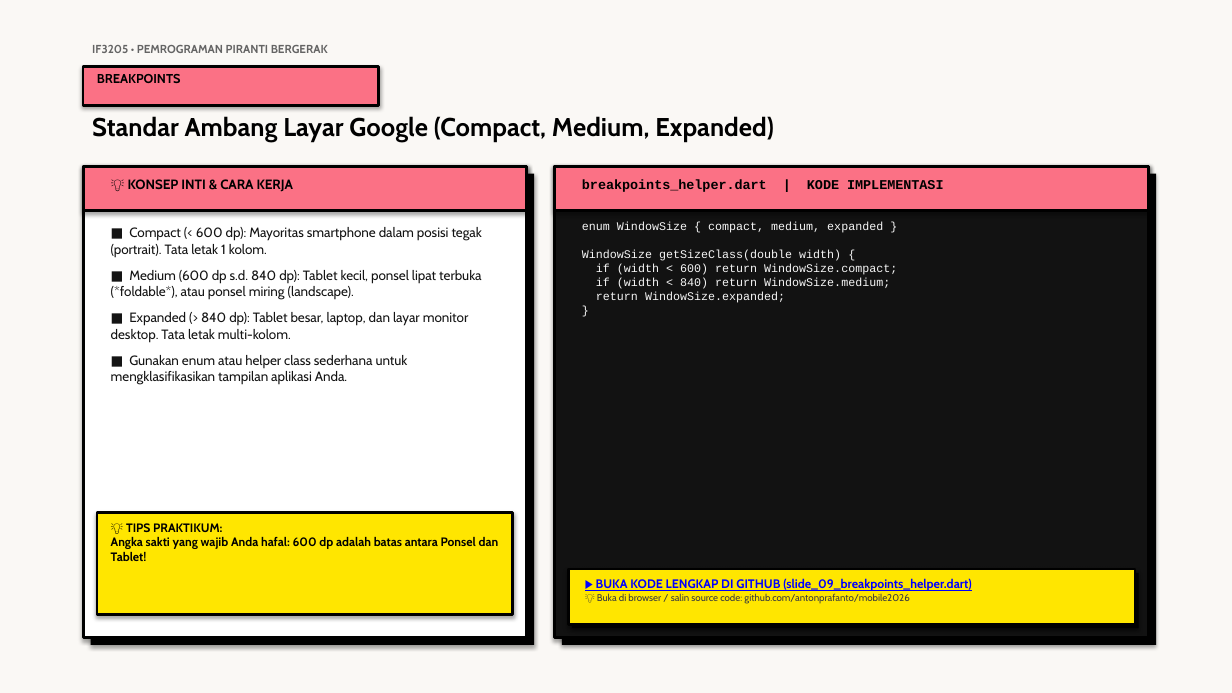
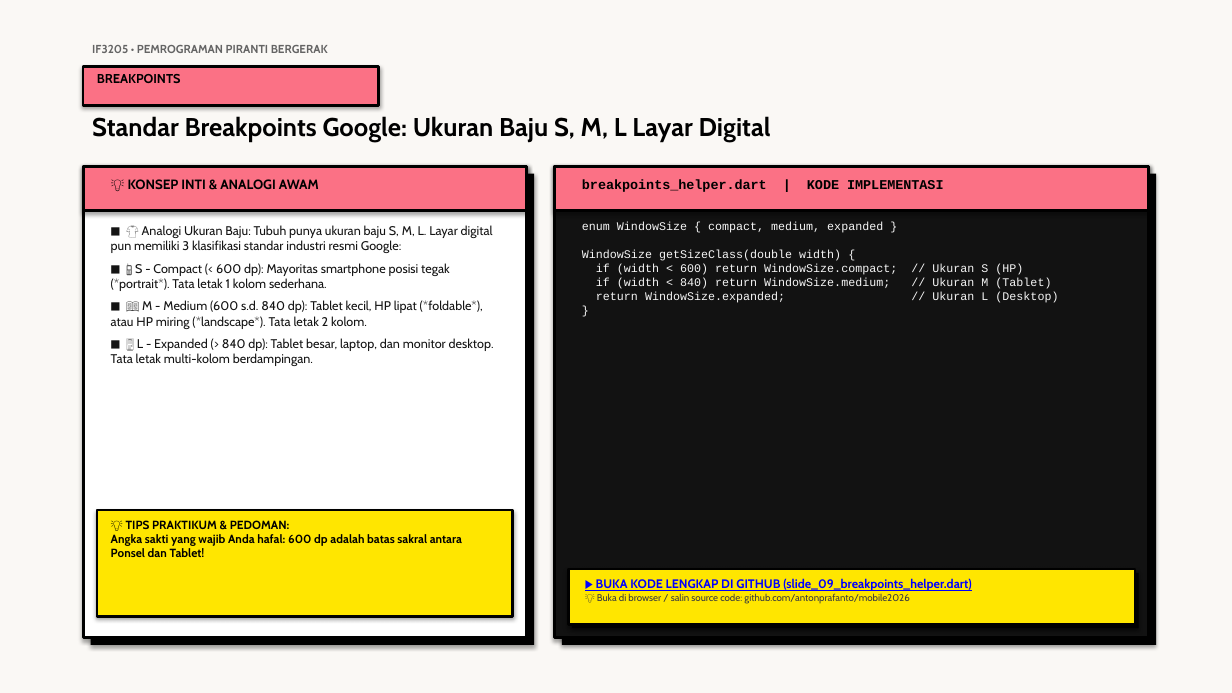
Before and after one commit to antonprafanto/mobile2026, a slide deck: slide 9 of 03_slide_presentasi/PERTEMUAN_05_Material3_dan_Responsive_UI.pptx. Drawn at 1232x693 pixels with LibreOffice and Linux fonts; fonts in the diff are those of the drawing. Boxes give left, top, right and bottom in pixels: in the first picture for what was removed or moved away, otherwise in the second. Text is boxed around its words. In the diff, an @@ line names an element or a change of style, - is before the commit and + after.

Commit message:
feat(p05): perkuat analogi membumi, kartu M3, dan dokumen kerangka kerja courseware

```diff
--- a/03_slide_presentasi/PERTEMUAN_05_Material3_dan_Responsive_UI.pptx
+++ b/03_slide_presentasi/PERTEMUAN_05_Material3_dan_Responsive_UI.pptx
@@ text at (92,116,771,142): text changed @@
-Standar Ambang Layar Google (Compact, Medium, Expanded)
+Standar Breakpoints Google: Ukuran Baju S, M, L Layar Digital
@@ text at (128,179,319,189): text changed @@
-💡 KONSEP INTI & CARA KERJA
+💡 KONSEP INTI & ANALOGI AWAM
@@ text at (111,225,494,366): text changed; size 10.5 to 9.8 pt @@
-■ Compact (< 600 dp): Mayoritas smartphone dalam posisi tegak (portrait). Tata letak 1 kolom.
-■ Medium (600 dp s.d. 840 dp): Tablet kecil, ponsel lipat terbuka (*foldable*), atau ponsel miring (landscape).
-■ Expanded (> 840 dp): Tablet besar, laptop, dan layar monitor desktop. Tata letak multi-kolom.
-■ Gunakan enum atau helper class sederhana untuk mengklasifikasikan tampilan aplikasi Anda.
+■ 👕 Analogi Ukuran Baju: Tubuh punya ukuran baju S, M, L. Layar digital pun memiliki 3 klasifikasi standar industri resmi Google:
+■ 📱 S - Compact (< 600 dp): Mayoritas smartphone posisi tegak (*portrait*). Tata letak 1 kolom sederhana.
+■ 📖 M - Medium (600 s.d. 840 dp): Tablet kecil, HP lipat (*foldable*), atau HP miring (*landscape*). Tata letak 2 kolom.
+■ 🖥️ L - Expanded (> 840 dp): Tablet besar, laptop, dan monitor desktop. Tata letak multi-kolom berdampingan.
@@ text at (582,222,1058,303): text changed @@
-enum WindowSize { compact, medium, expanded }
-WindowSize getSizeClass(double width) {
-if (width < 600) return WindowSize.compact;
-if (width < 840) return WindowSize.medium;
-return WindowSize.expanded;
-}
+enum WindowSize { compact, medium, expanded }
+WindowSize getSizeClass(double width) {
+if (width < 600) return WindowSize.compact; // Ukuran S (HP)
+if (width < 840) return WindowSize.medium; // Ukuran M (Tablet)
+return WindowSize.expanded; // Ukuran L (Desktop)
+}
@@ text at (111,520,462,557): text changed; size 9.5 to 9.2 pt @@
-💡 TIPS PRAKTIKUM:
-Angka sakti yang wajib Anda hafal: 600 dp adalah batas antara Ponsel dan Tablet!
+💡 TIPS PRAKTIKUM & PEDOMAN:
+Angka sakti yang wajib Anda hafal: 600 dp adalah batas sakral antara Ponsel dan Tablet!
```
Also in this commit, not shown: 15 other slides changed, 4 other files.
